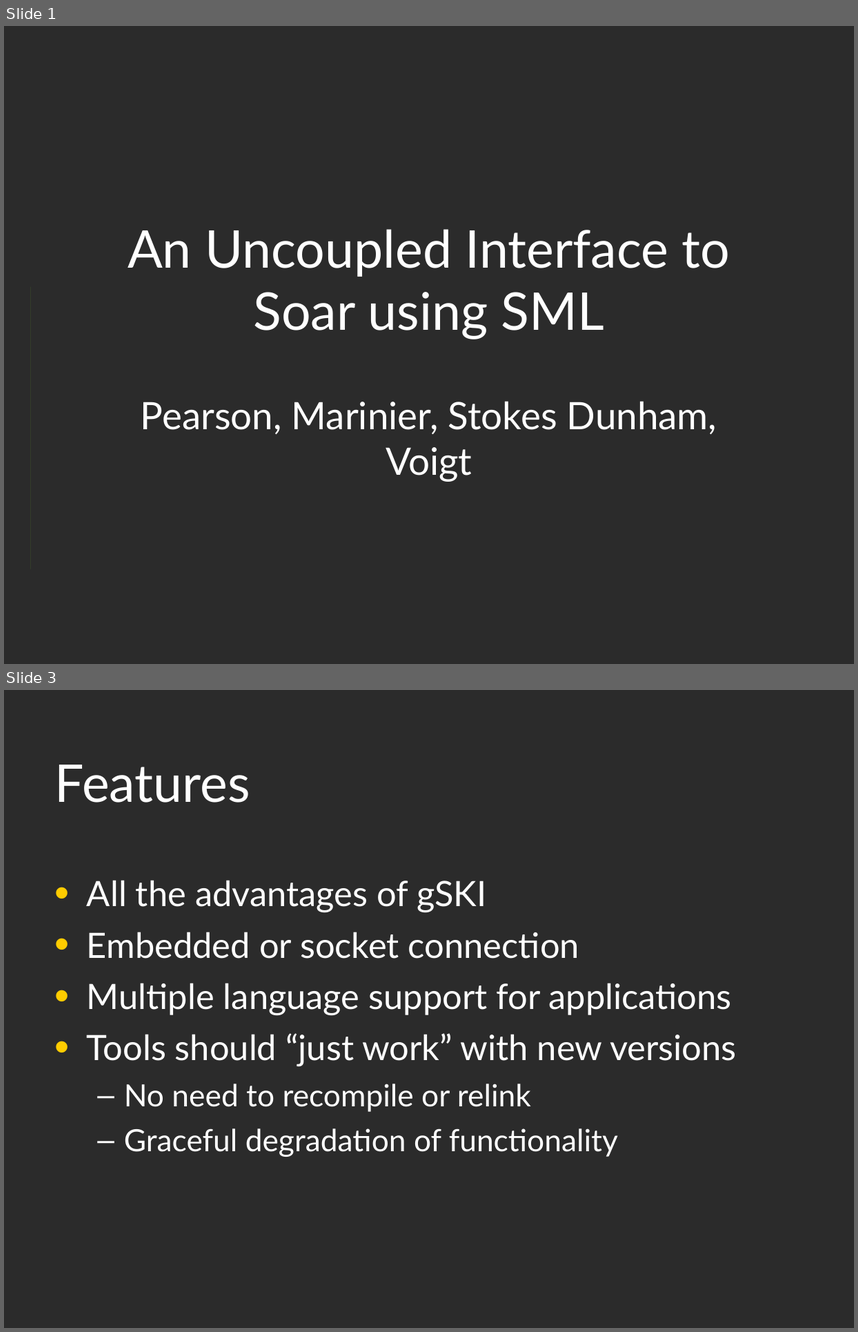
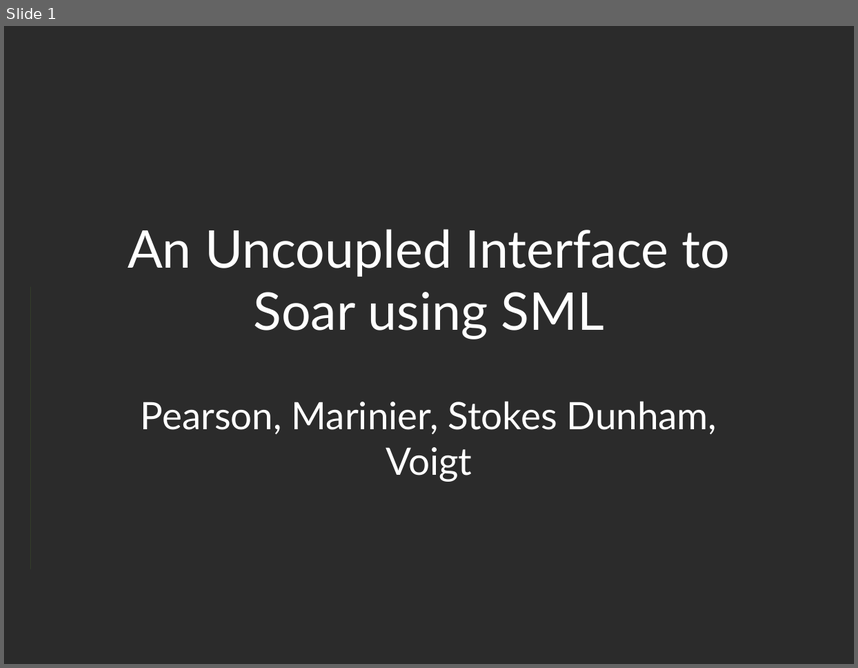
Before and after one commit to SoarGroup/Soar, a slide deck: Documentation/SML High-level presentation.ppt. Shown one above the other, each under a label of ours: slides 1 and 3 before the commit, slide 1 after it; the slides between them are not shown. The pictures are 858x1332 and 858x668 pixels, drawn with LibreOffice and Linux fonts; fonts in the diff are those of the drawing; background and template pictures are left out; a plain dark background stands for a picture behind light text. Boxes give left, top, right and bottom in pixels: in the first picture for what was removed or moved away, otherwise in the second. Text is boxed around its words. In the diff, an @@ line names an element or a change of style, - is before the commit and + after.

```diff
--- a/Documentation/SML High-level presentation.ppt
+++ b/Documentation/SML High-level presentation.ppt
@@ slide 3 removed at (x1=4, y1=690, x2=854, y2=1328), background picture (left out) @@
@@ title removed at (x1=55, y1=765, x2=250, y2=802) @@
-Features
@@ text removed at (x1=87, y1=880, x2=737, y2=1156) @@
-• All the advantages of gSKI
-• Embedded or socket connection
-• Multiple language support for applications
-• Tools should “just work” with new versions
-  – No need to recompile or relink
-  – Graceful degradation of functionality
```
Also in this commit, not shown: 2 slides changed, 3 slides added, 2 other slides removed.
